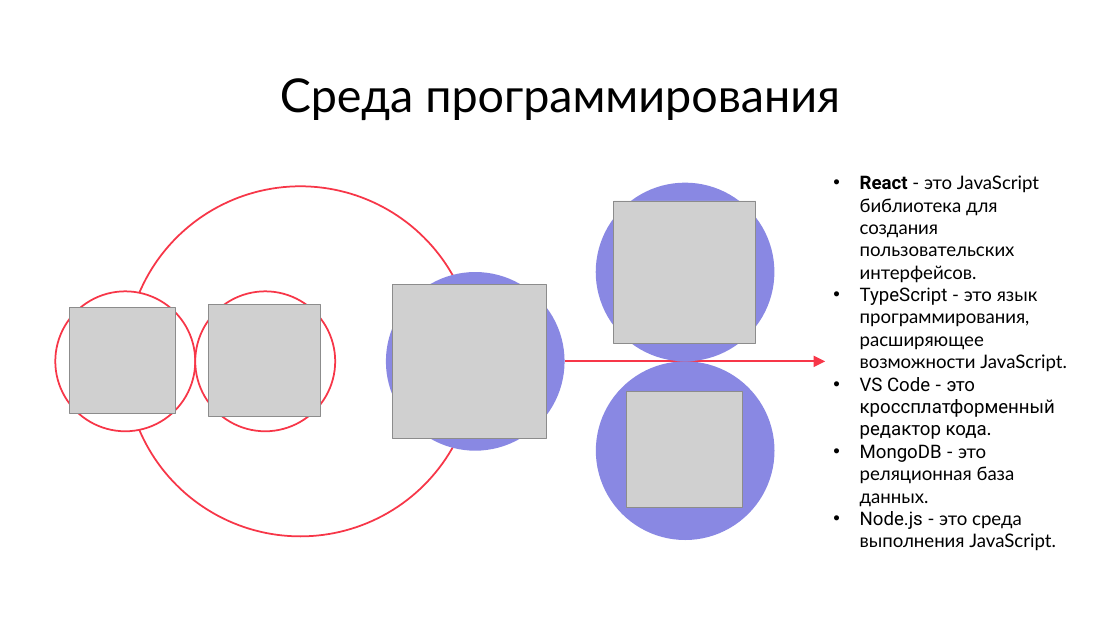
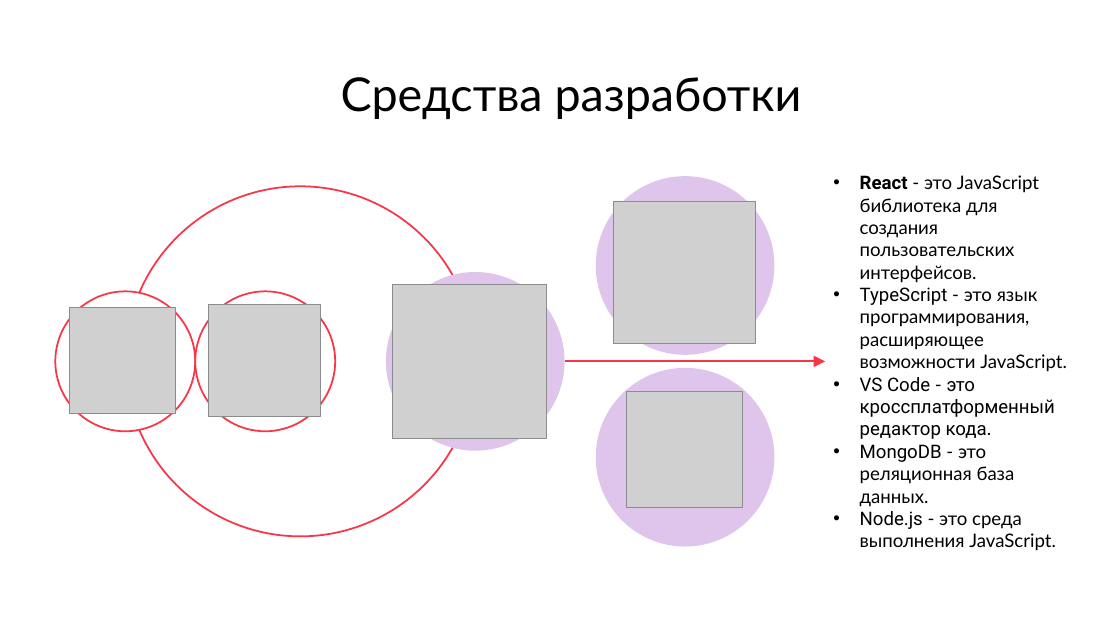
Before and after one commit to alwegr/gorodinec-graduate-project, a slide deck: slide 6 of misc/презентация/Городинец А.Д. ИСП-20.pptx (slide 9 before the commit). Drawn at 1120x630 pixels with LibreOffice and Linux fonts; fonts in the diff are those of the drawing; grey boxes stand for pictures; background and template pictures are left out. Boxes give left, top, right and bottom in pixels: in the first picture for what was removed or moved away, otherwise in the second. Text is boxed around its words. In the diff, an @@ line names an element or a change of style, - is before the commit and + after.

```diff
--- a/misc/презентация/Городинец А.Д. ИСП-20.pptx
+++ b/misc/презентация/Городинец А.Д. ИСП-20.pptx
@@ text at bbox=[341, 77, 802, 119]: text changed @@
-Среда программирования
+Средства разработки
@@ ellipse: place and size @@
-ellipse at bbox=[596, 182, 775, 361]
+ellipse at bbox=[596, 176, 775, 355]
@@ fill #8988E3 to #DFC4EB in 3 elements at bbox=[386, 272, 565, 451], bbox=[596, 176, 775, 355], bbox=[596, 368, 775, 547] @@
@@ ellipse: place and size @@
-ellipse at bbox=[596, 361, 775, 540]
+ellipse at bbox=[596, 368, 775, 547]
```
Also in this commit, not shown: 3 other slides changed, 4 slides added, 17 slides removed, 42 other files.
